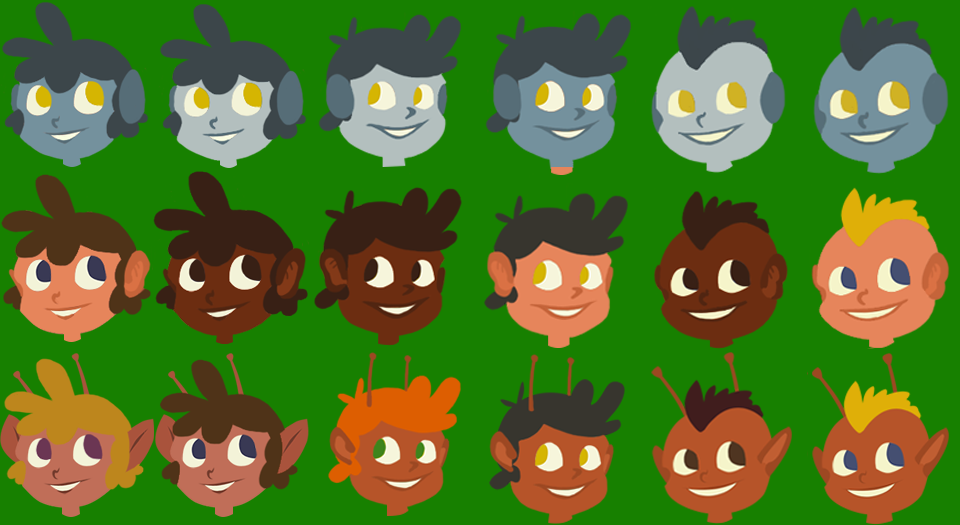
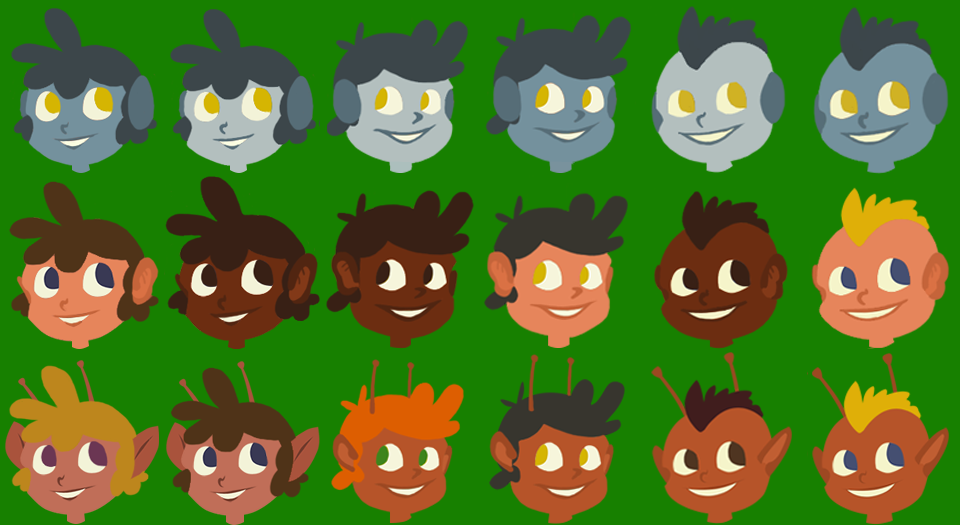
Layered file, before and after one edit (960px x 525px). Changes by layer:
removed layer "Layer 2" over (551, 167, 573, 175)
painted on "Layer 0" over (0, 2, 636, 525)
